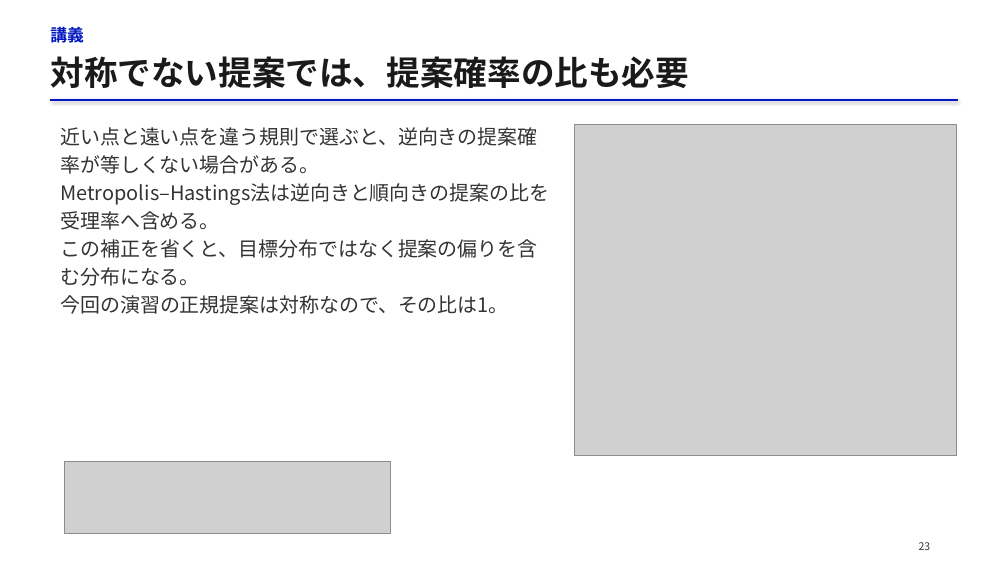
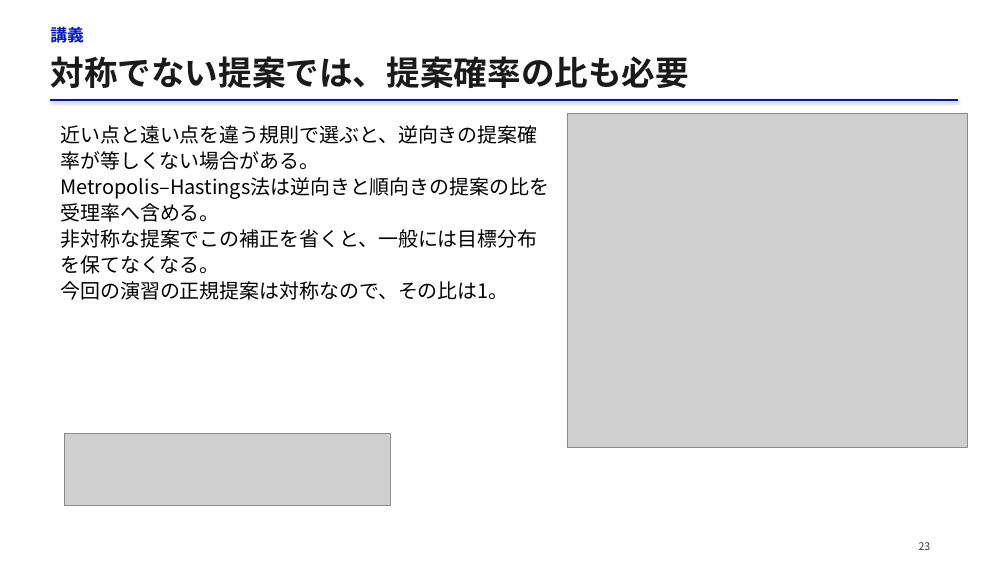
Before and after one commit to matsunagalab/lecture_bioinfo, a slide deck: slide 23 of 10_構造の分布を計算する/10_構造の分布を計算する.pptx. Drawn at 1008x567 pixels with LibreOffice and Linux fonts; fonts in the diff are those of the drawing; grey boxes stand for pictures. Boxes give left, top, right and bottom in pixels: in the first picture for what was removed or moved away, otherwise in the second. Text is boxed around its words. In the diff, an @@ line names an element or a change of style, - is before the commit and + after.

Commit message:
第10回の標本化の説明と数式レイアウトを改善

```diff
--- a/10_構造の分布を計算する/10_構造の分布を計算する.pptx
+++ b/10_構造の分布を計算する/10_構造の分布を計算する.pptx
@@ picture: place and size @@
-picture at (575, 125, 957, 456)
+picture at (567, 113, 968, 448)
@@ text at (60, 125, 549, 300): text colour #333333 to #000000 in "近い点と遠い点を違う規則で選ぶと、逆向きの提案確率が等しくない場合がある。", "Metropolis–Hastings法は逆向きと順向きの提案の比を受理率へ含める。", "今回の演習の正規提案は対称なので、その比は1。"; line spacing 26.6pt to 24.7pt @@
@@ text at (60, 229, 537, 274): text changed; text colour #333333 to #000000 @@
-この補正を省くと、目標分布ではなく提案の偏りを含む分布になる。
+非対称な提案でこの補正を省くと、一般には目標分布を保てなくなる。
@@ picture: place and size @@
-picture at (64, 461, 391, 533)
+picture at (64, 433, 391, 505)
```
Also in this commit, not shown: 26 other slides changed, 1 slide added, 1 slide removed, 2 other files.
